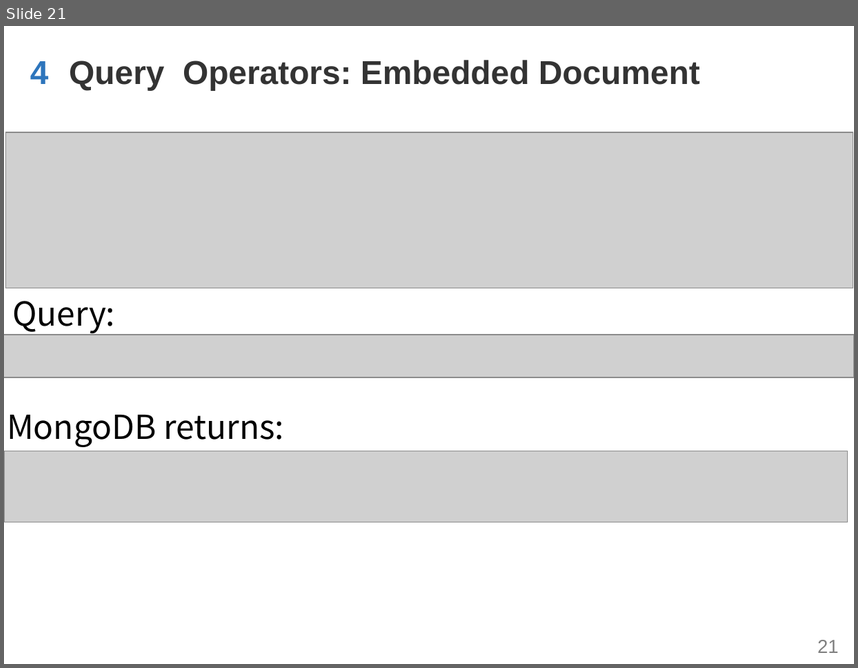
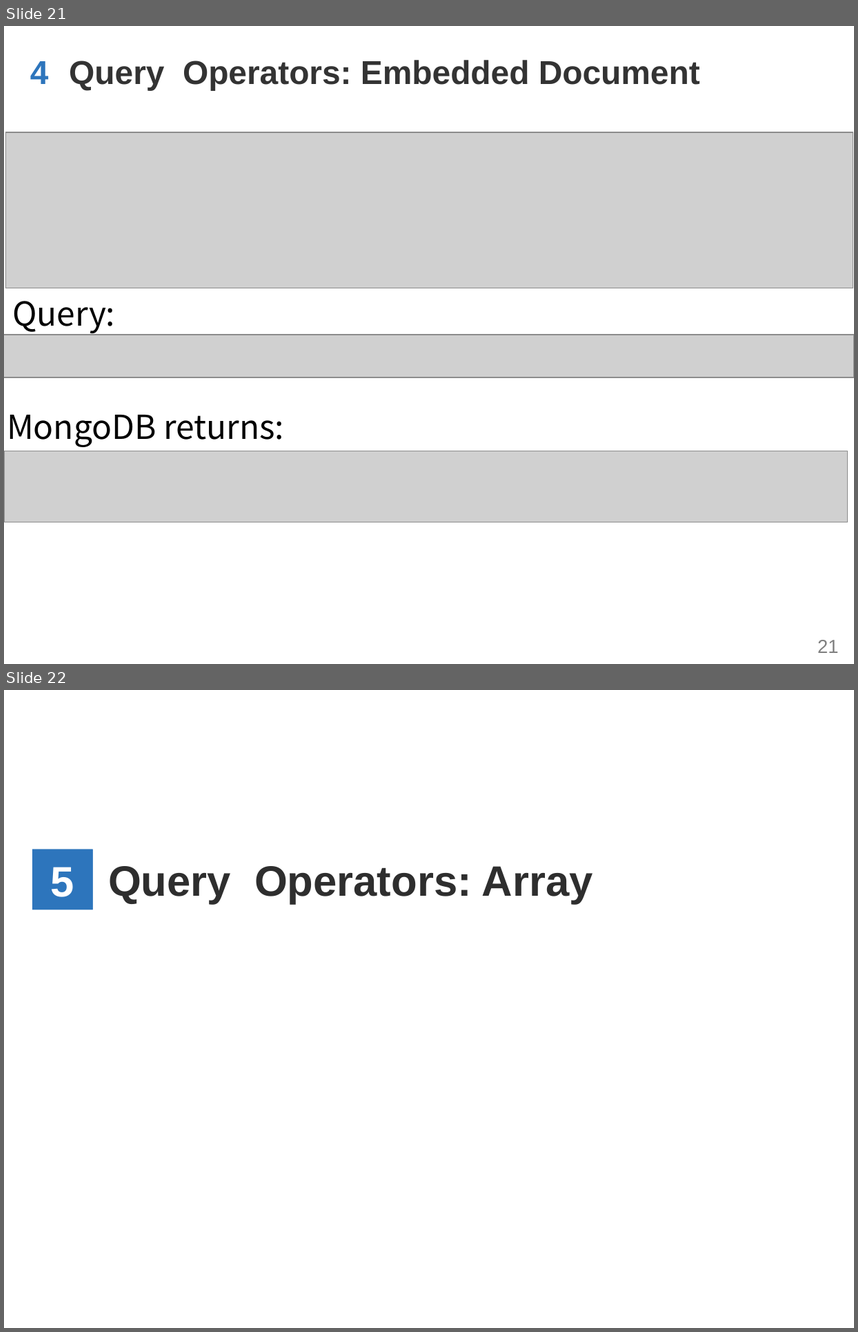
Before and after one commit to WenhaoXu/full-stack-web-course, a slide deck: db/mongodb/2017/materials/MongoDB_CH2(2)_Query.pptx. Shown one above the other, each under a label of ours: slide 21 before the commit, slides 21 and 22 after it. The pictures are 858x668 and 858x1332 pixels, drawn with LibreOffice and Linux fonts; fonts in the diff are those of the drawing; grey boxes stand for pictures; background and template pictures are left out. Boxes give left, top, right and bottom in pixels: in the first picture for what was removed or moved away, otherwise in the second. Text is boxed around its words. In the diff, an @@ line names an element or a change of style, - is before the commit and + after.

Commit message:
[db] add array query op

```diff
--- a/db/mongodb/2017/materials/MongoDB_CH2(2)_Query.pptx
+++ b/db/mongodb/2017/materials/MongoDB_CH2(2)_Query.pptx
@@ slide 22 added at (4, 690, 854, 1328), background #FFFFFF; not listed: 1 template element that a slide beside it also shows @@
@@ text added at (32, 849, 92, 909), fill #2D75BC, 36 pt, text #FFFFFF, bold @@
+5
@@ text added at (108, 866, 593, 904), 36 pt, text #2E2E2E, bold @@
+Query Operators: Array
```
Also in this commit, not shown: 5 other slides added, 1 other file.
